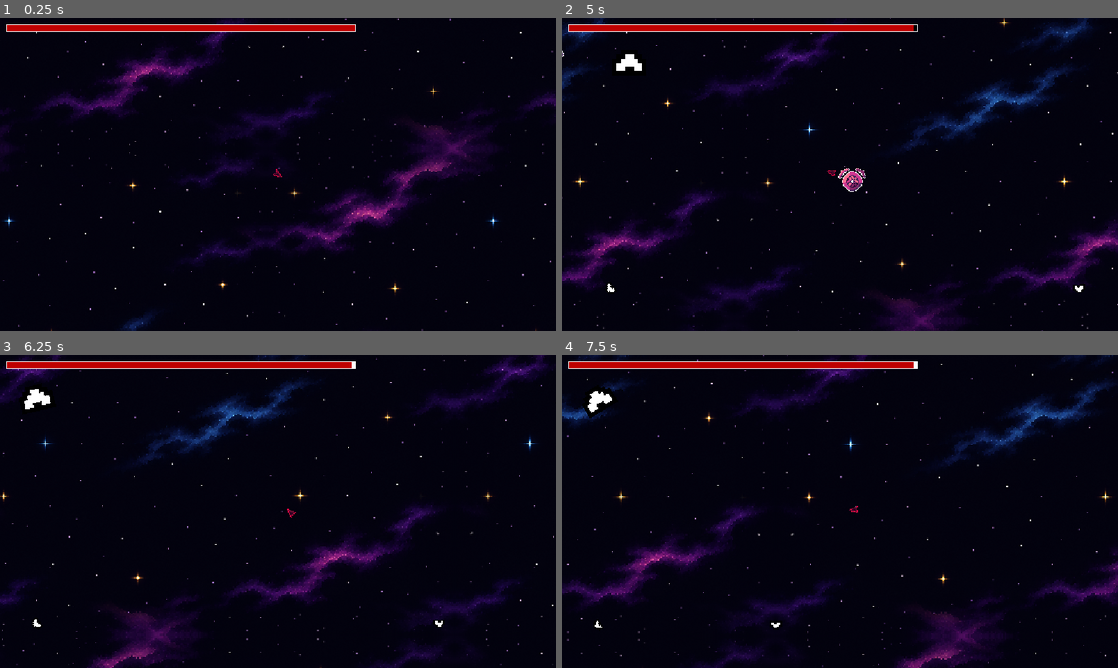
Above: before the commit, frames 1-4 (two rows, left to right).
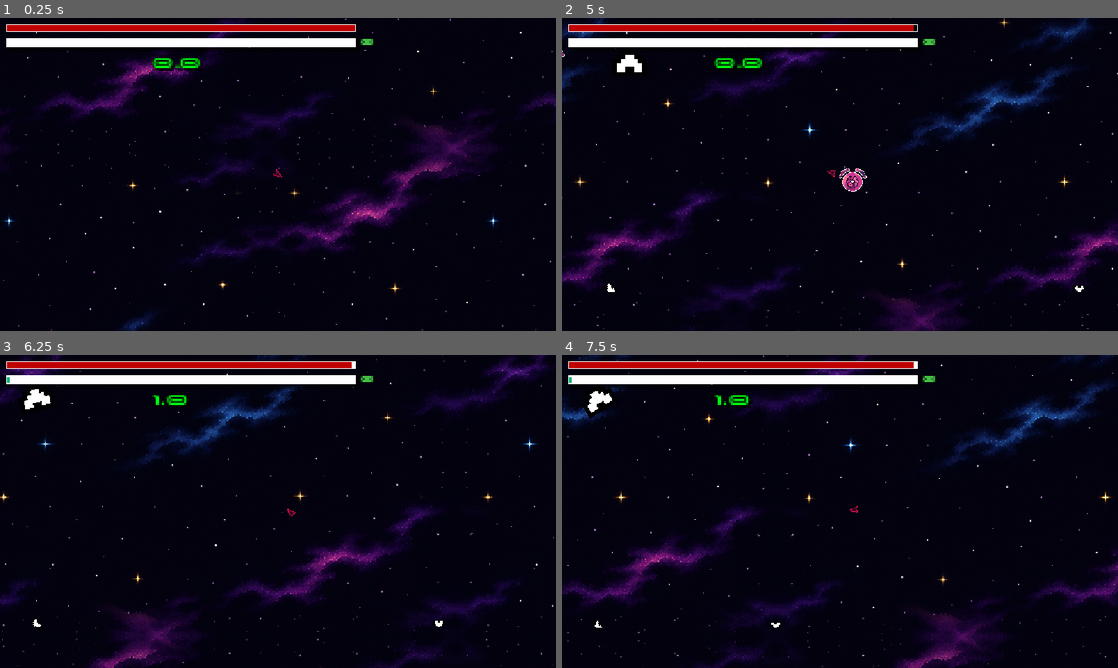
Above: after the commit, the same moments.

Repository: TheBullfrogEngineer/Bounceback2026
Game: Godot game, scene res://Levels/Lobby/Lobby.tscn
The game is run twice, just before and just after one commit, with the same random seed, the same clock (stepped at 60 frames per second) and the same inputs.
Inputs (mouse positions are in pixels of both pictures, inside the frame that each line leads up to):
- Up to frame 1 (0.25 s): no input
- Up to frame 2 (5 s): move the mouse to (962, 158) at 0.52 s; click (962, 158) at 0.6 s; move the mouse to (728, 190) at 1.27 s; click (728, 190) at 1.35 s; move the mouse to (895, 105) at 2.02 s; hold W (propel) 2.03-2.78 s; click (895, 105) at 2.3 s; move the mouse to (812, 237) at 2.77 s; click (812, 237) at 2.85 s; move the mouse to (1006, 221) at 3.52 s; click (1006, 221) at 3.6 s; move the mouse to (673, 127) at 4.27 s; tap W (propel) at 4.35 s; click (673, 127) at 4.55 s
- Up to frame 3 (6.25 s): move the mouse to (305, 511) at 5.02 s; click (305, 511) at 5.1 s; move the mouse to (194, 433) at 5.77 s; click (194, 433) at 5.85 s
- Up to frame 4 (7.5 s): move the mouse to (962, 495) at 6.52 s; hold W (propel) 6.53-7.28 s; click (962, 495) at 6.8 s; move the mouse to (728, 527) at 7.27 s; click (728, 527) at 7.35 s

The runs differ from the first frame. In frame 1, 2.2% of the frame differs, in the area x 1-68%, y 6-17%; in frame 2, 2.8%; in frame 3, 2.8%; in frame 4, 3.2%, in the area x 0-100%, y 0-100%.

Commit message:
Working xp bar concept

Diff:
--- a/Cosmic-Rebounded/Entities/Player/triangle.gd
+++ b/Cosmic-Rebounded/Entities/Player/triangle.gd
@@ -9,6 +9,7 @@
 @export var enemy_scene: PackedScene
 @onready var spawn_location: PathFollow2D = $Path2D/PathFollow2D
 @onready var healthbar = $HUD/Healthbar
+@onready var xpbar = $HUD/XpBar
 @export var bounce_lock_duration = 0.2
 var bounce_lock = false
 
@@ -125,6 +126,7 @@
 	%Effects.play("Kill")
 	var origin: Vector2 = enemy.global_position
 	if enemy.has_method("die"):
+		xpbar.xp += 10
 		enemy.die()
 	else:
 		enemy.queue_free()
@@ -139,6 +141,7 @@
 		if hp <= -1:
 			get_tree().paused = true
 		healthbar.health = hp
+
 
 
 func apply_vulnerable_knockback(away_direction: Vector2) -> void:
--- a/Cosmic-Rebounded/Entities/Player/triangle.tscn
+++ b/Cosmic-Rebounded/Entities/Player/triangle.tscn
@@ -19,6 +19,7 @@
 [ext_resource type="Texture2D" uid="uid://dvxb2w0hifns6" path="res://Assets/Textures/Effects/Null.png" id="9_p1awi"]
 [ext_resource type="AudioStream" uid="uid://obgrkrd0cca3" path="res://Assets/Audio/SFX/Player/sfx_player_damaged.wav" id="13_mefwt"]
 [ext_resource type="PackedScene" uid="uid://cjoleivo0bwd" path="res://UI/HUD/Healthbar/Healthbar.tscn" id="19_jxuot"]
+[ext_resource type="PackedScene" uid="uid://6g7mdpoxiv0h" path="res://UI/HUD/XpBar/Xpbar.tscn" id="20_0grde"]
 
 [sub_resource type="SpriteFrames" id="SpriteFrames_4ayxd"]
 animations = [{
@@ -200,6 +201,15 @@
 offset_bottom = 19.0
 scale = Vector2(3, 3)
 
+[node name="XpBar" parent="HUD" unique_id=1815647223 instance=ExtResource("20_0grde")]
+offset_left = 15.0
+offset_top = 45.0
+offset_right = 255.0
+offset_bottom = 48.999996
+scale = Vector2(3, 3)
+size_flags_horizontal = 4
+size_flags_vertical = 4
+
 [node name="invincibility_timer" type="Timer" parent="." unique_id=1647260161]
 wait_time = 0.4
 
--- a/Cosmic-Rebounded/Entities/Space Ghost/cosmic_entity.gd
+++ b/Cosmic-Rebounded/Entities/Space Ghost/cosmic_entity.gd
@@ -6,6 +6,10 @@
 var speed: float = 1065.0
 var can_damage = true
 #@onready var sprite = $AnimatedSprite2D
+const DEATH_SOUNDS := [
+	preload("res://Assets/Audio/SFX/Enemies/sfx_enemy_death_a.wav"),
+	preload("res://Assets/Audio/SFX/Enemies/sfx_enemy_death_b.wav"),
+]
 
 func _ready() -> void:
 	#sprite.play("idle")
@@ -30,6 +34,8 @@
 				$Timer.start()
 
 func die():
+	Sfx.play(DEATH_SOUNDS.pick_random())
+	player.xpbar.xp += 1
 	camera.trigger_shake()
 	queue_free()
 
--- a/Cosmic-Rebounded/Levels/Lobby/Lobby.tscn
+++ b/Cosmic-Rebounded/Levels/Lobby/Lobby.tscn
@@ -164,9 +164,9 @@
 planet = NodePath("..")
 
 [node name="Triangle" parent="." unique_id=669404060 node_paths=PackedStringArray("camera") instance=ExtResource("6_xxqy0")]
-camera = NodePath("Camera2D3")
-
-[node name="Camera2D3" type="Camera2D" parent="Triangle" unique_id=204231866]
+camera = NodePath("camera")
+
+[node name="camera" type="Camera2D" parent="Triangle" unique_id=204231866]
 zoom = Vector2(0.2, 0.2)
 position_smoothing_enabled = true
 position_smoothing_speed = 10.0
--- a/Cosmic-Rebounded/Levels/Pyrax Level/pyrax.tscn
+++ b/Cosmic-Rebounded/Levels/Pyrax Level/pyrax.tscn
@@ -125,20 +125,20 @@
 scale = Vector2(3.594, 13.200581)
 texture = ExtResource("5_tqanj")
 
-[node name="Camera2D2" type="Camera2D" parent="." unique_id=1707088672]
+[node name="camera" type="Camera2D" parent="." unique_id=1707088672]
 zoom = Vector2(0.25, 0.25)
 position_smoothing_enabled = true
 position_smoothing_speed = 10.0
 script = ExtResource("6_cudl1")
 
-[node name="Time Left" type="Node" parent="Camera2D2" unique_id=1805746265]
+[node name="Time Left" type="Node" parent="camera" unique_id=1805746265]
 script = ExtResource("7_5vdgb")
 
-[node name="CanvasLayer" type="CanvasLayer" parent="Camera2D2/Time Left" unique_id=285431983]
+[node name="CanvasLayer" type="CanvasLayer" parent="camera/Time Left" unique_id=285431983]
 
-[node name="Label" type="Label" parent="Camera2D2/Time Left/CanvasLayer" unique_id=1500949402]
+[node name="Label" type="Label" parent="camera/Time Left/CanvasLayer" unique_id=1500949402]
 offset_right = 40.0
 offset_bottom = 16.0
 
 [node name="Triangle" parent="." unique_id=669404060 node_paths=PackedStringArray("camera") instance=ExtResource("8_8x16s")]
-camera = NodePath("../Camera2D2")
+camera = NodePath("../camera")
--- /dev/null
+++ b/Cosmic-Rebounded/UI/HUD/XpBar/Xpbar.tscn
@@ -0,0 +1,68 @@
+[gd_scene format=3 uid="uid://6g7mdpoxiv0h"]
+
+[ext_resource type="Script" uid="uid://bhq6nw286gkgc" path="res://UI/HUD/XpBar/xpbar.gd" id="1_iq0o8"]
+[ext_resource type="FontFile" uid="uid://cvnffk7tyys7h" path="res://Assets/Textures/ui/fonts/space_age/space age.ttf" id="2_g4sr0"]
+
+[sub_resource type="StyleBoxFlat" id="StyleBoxFlat_qn68i"]
+bg_color = Color(1, 1, 1, 1)
+expand_margin_left = 1.0
+expand_margin_top = 1.0
+expand_margin_right = 1.0
+expand_margin_bottom = 1.0
+shadow_size = 2
+shadow_offset = Vector2(2, 2)
+
+[sub_resource type="StyleBoxFlat" id="StyleBoxFlat_5repr"]
+bg_color = Color(5.7275593e-06, 0.693061, 0.46073192, 1)
+
+[node name="XpBar" type="ProgressBar" unique_id=1297563292]
+z_index = 1
+offset_right = 240.0
+offset_bottom = 4.0
+theme_override_colors/font_color = Color(0, 0.9137255, 0.14509805, 1)
+theme_override_colors/font_outline_color = Color(0, 0, 0, 1)
+theme_override_constants/outline_size = 3
+theme_override_font_sizes/font_size = 5
+theme_override_styles/background = SubResource("StyleBoxFlat_qn68i")
+theme_override_styles/fill = SubResource("StyleBoxFlat_5repr")
+value = 60.0
+show_percentage = false
+script = ExtResource("1_iq0o8")
+
+[node name="Label" type="Label" parent="." unique_id=1574781549]
+layout_mode = 0
+offset_left = 244.0
+offset_top = -3.0
+offset_right = 284.0
+offset_bottom = 13.0
+theme_override_colors/font_color = Color(0.35686275, 1, 0.36078432, 1)
+theme_override_colors/font_shadow_color = Color(0, 0, 0, 0.44705883)
+theme_override_colors/font_outline_color = Color(0, 0, 0, 1)
+theme_override_constants/shadow_offset_x = 1
+theme_override_constants/shadow_offset_y = 1
+theme_override_constants/outline_size = 2
+theme_override_fonts/font = ExtResource("2_g4sr0")
+theme_override_font_sizes/font_size = 10
+text = "0"
+
+[node name="Label2" type="Label" parent="." unique_id=1682523104]
+layout_mode = 1
+anchors_preset = 8
+anchor_left = 0.5
+anchor_top = 0.5
+anchor_right = 0.5
+anchor_bottom = 0.5
+offset_left = -20.0
+offset_top = 6.0
+offset_right = 20.0
+offset_bottom = 22.0
+grow_horizontal = 2
+grow_vertical = 2
+theme_override_colors/font_color = Color(0, 1, 0.06666667, 1)
+theme_override_colors/font_shadow_color = Color(0, 0, 0, 0.68235296)
+theme_override_colors/font_outline_color = Color(0, 0, 0, 1)
+theme_override_constants/shadow_offset_x = 2
+theme_override_constants/shadow_offset_y = 2
+theme_override_constants/outline_size = 4
+theme_override_fonts/font = ExtResource("2_g4sr0")
+text = "100"
--- /dev/null
+++ b/Cosmic-Rebounded/UI/HUD/XpBar/xpbar.gd
@@ -0,0 +1,25 @@
+extends ProgressBar
+
+@onready var level_label = $Label
+@onready var xp_label = $Label2
+
+var max = 100.0
+var min = 0.0
+var level
+var xp = 0 : set = add_xp
+# Called when the node enters the scene tree for the first time.
+func _ready() -> void:
+	value = min
+	level = 0
+	print(level)
+	level_label.text = str(level)
+	xp_label.text = str(value)
+
+func add_xp(amount):
+	value += amount
+	if value >= 100.0:
+		value = (value - 100)
+		level += 1
+		print(level)
+		level_label.text = str(level)
+	xp_label.text = str(value)
--- a/Cosmic-Rebounded/project.godot
+++ b/Cosmic-Rebounded/project.godot
@@ -40,10 +40,6 @@
 [global_group]
 
 navigation_polygon_source_geometry_group=""
-
-[gui]
-
-theme/custom_font="uid://fsbors10b7bh"
 
 [input]
 
Binary file removed: Cosmic-Rebounded/Assets/Textures/ui/fonts/GoofyGoober.ttf
Not shown, removed: Cosmic-Rebounded/Assets/Textures/ui/fonts/GoofyGoober.ttf.import
Binary file removed: Cosmic-Rebounded/Assets/Textures/ui/fonts/PixelOperator8.ttf
Not shown, added: Cosmic-Rebounded/Assets/Textures/ui/fonts/space_age/Space.txt
Binary file added: Cosmic-Rebounded/Assets/Textures/ui/fonts/space_age/space age.ttf
Not shown, changed: Cosmic-Rebounded/Assets/Textures/ui/fonts/space_age/space age.ttf.import
Not shown, added: Cosmic-Rebounded/UI/HUD/XpBar/xpbar.gd.uid
